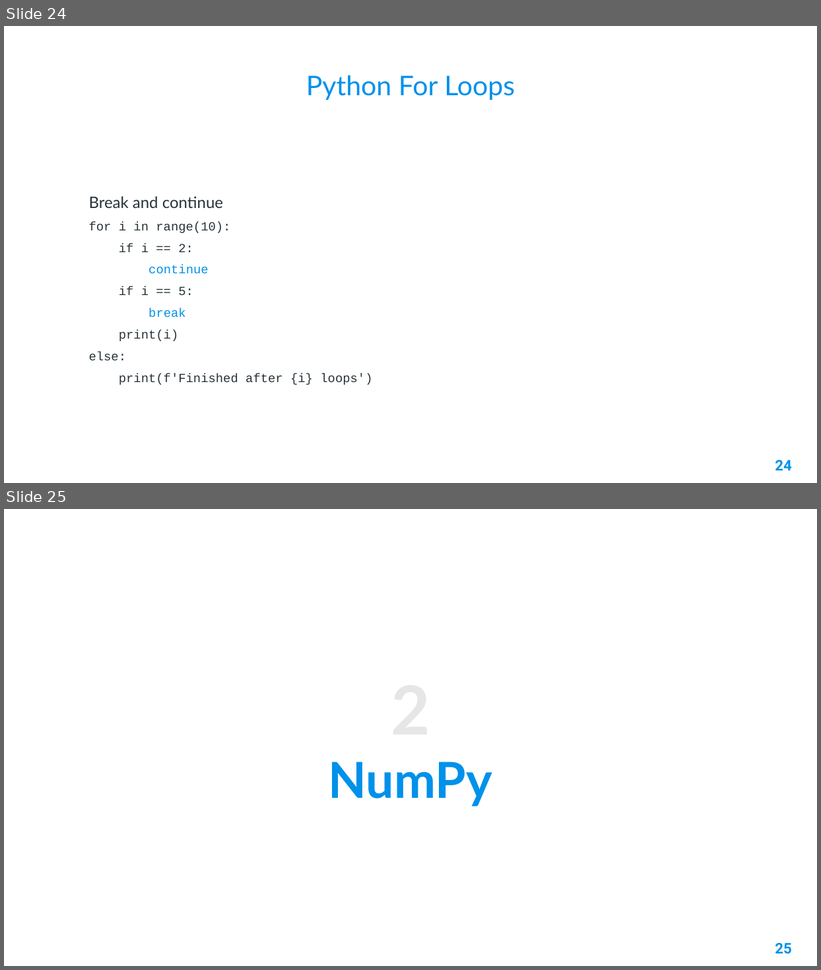
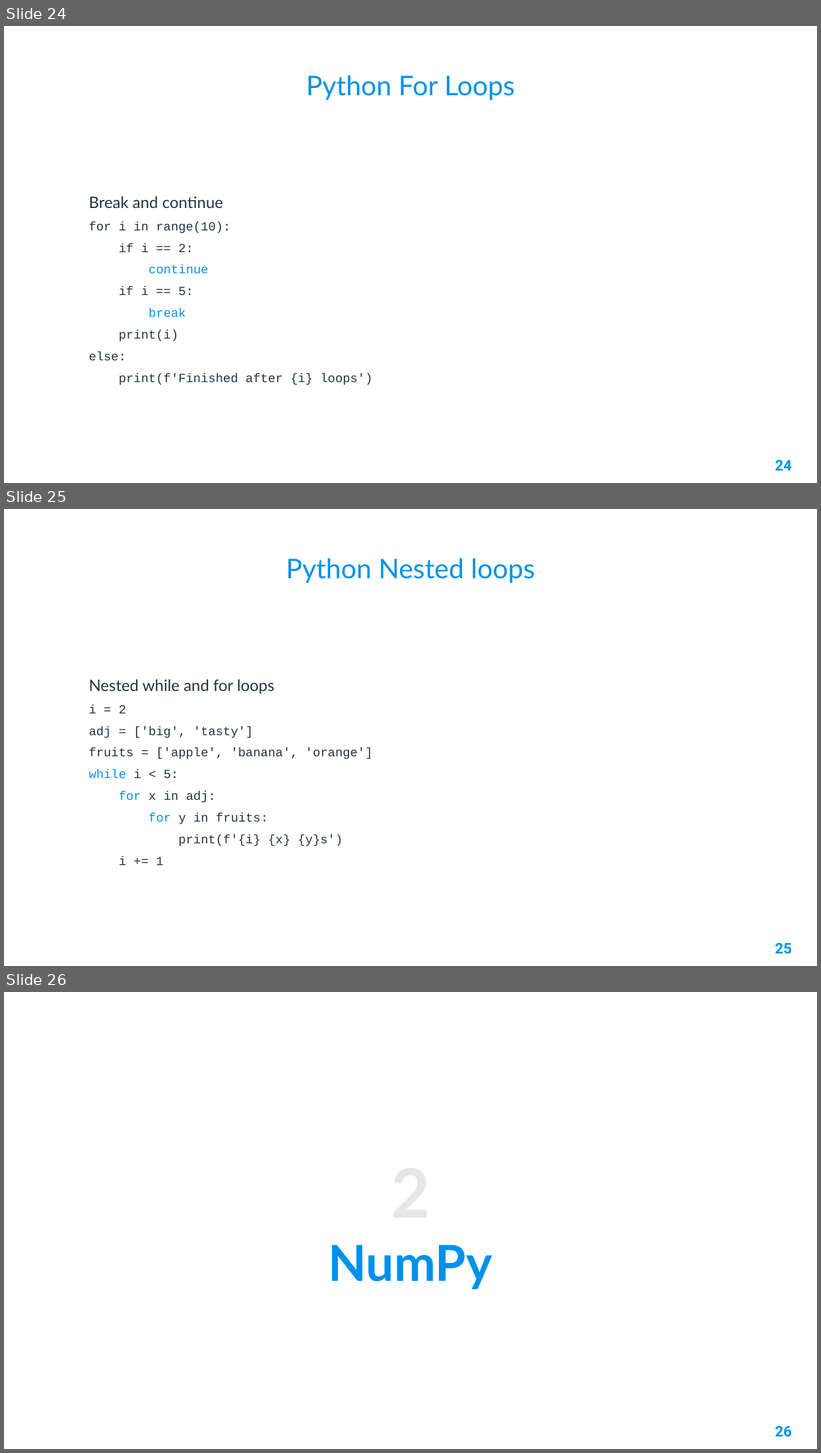
Before and after one commit to AleeRezaa/learn-python, a slide deck: Python.pptx. Shown one above the other, each under a label of ours: slides 24 and 25 before the commit, slides 24, 25 and 26 after it. The pictures are 821x970 and 821x1453 pixels, drawn with LibreOffice and Linux fonts; fonts in the diff are those of the drawing; background and template pictures are left out. Boxes give left, top, right and bottom in pixels: in the first picture for what was removed or moved away, otherwise in the second. Text is boxed around its words. In the diff, an @@ line names an element or a change of style, - is before the commit and + after.

Commit message:
add nested loops

```diff
--- a/Python.pptx
+++ b/Python.pptx
@@ slide 25 added at box(4, 509, 817, 966), background picture (left out) @@
@@ title added at box(286, 558, 535, 583), 24 pt, text #0091EA @@
+Python Nested loops
@@ text added at box(89, 679, 373, 865), 11 pt, text #263238 @@
+Nested while and for loops
+i = 2
+adj = ['big', 'tasty']
+fruits = ['apple', 'banana', 'orange']
+while i < 5:
+for x in adj:
+for y in fruits:
+print(f'{i} {x} {y}s')
+i += 1
@@ page number added at box(775, 943, 791, 955), 13 pt, text #0091EA, bold @@
+25
@@ what was slide 25 is now slide 26 @@
@@ page number at box(775, 1426, 791, 1438): text changed @@
-25
+26
```
Also in this commit, not shown: 1 slide changed.
